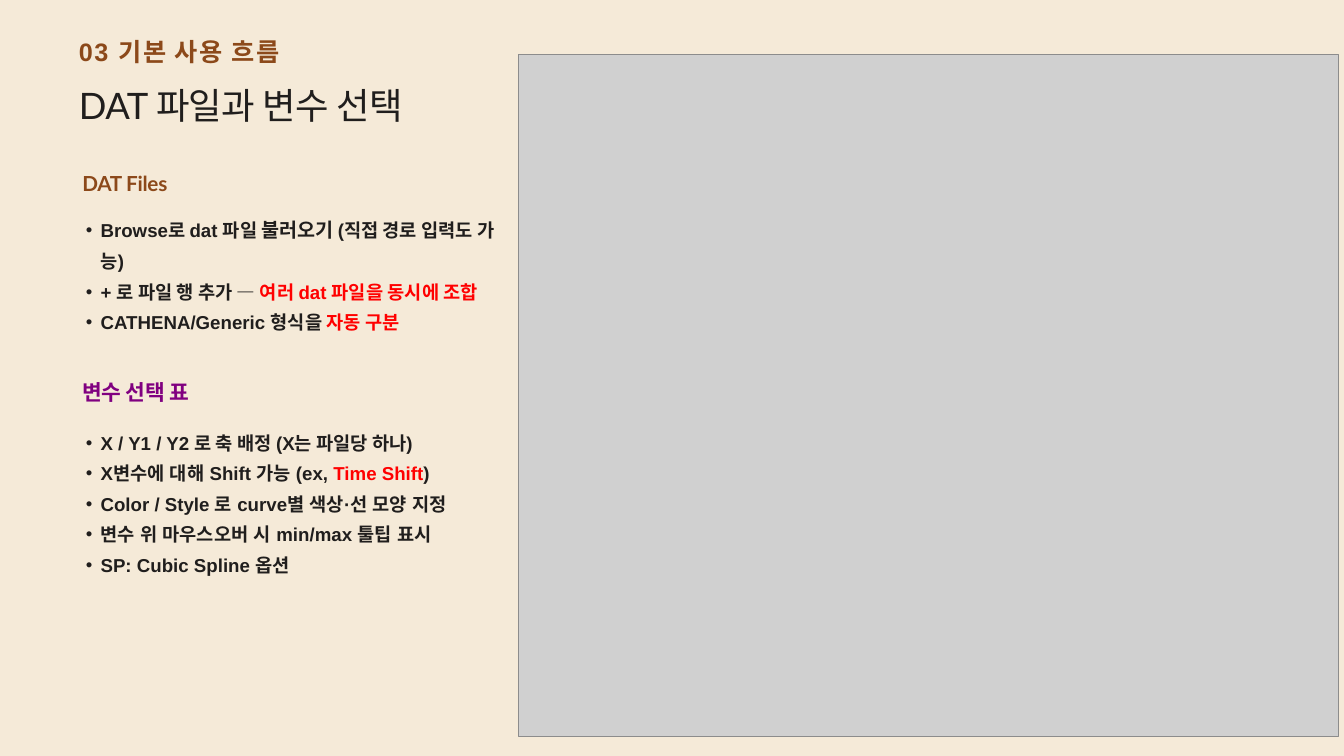
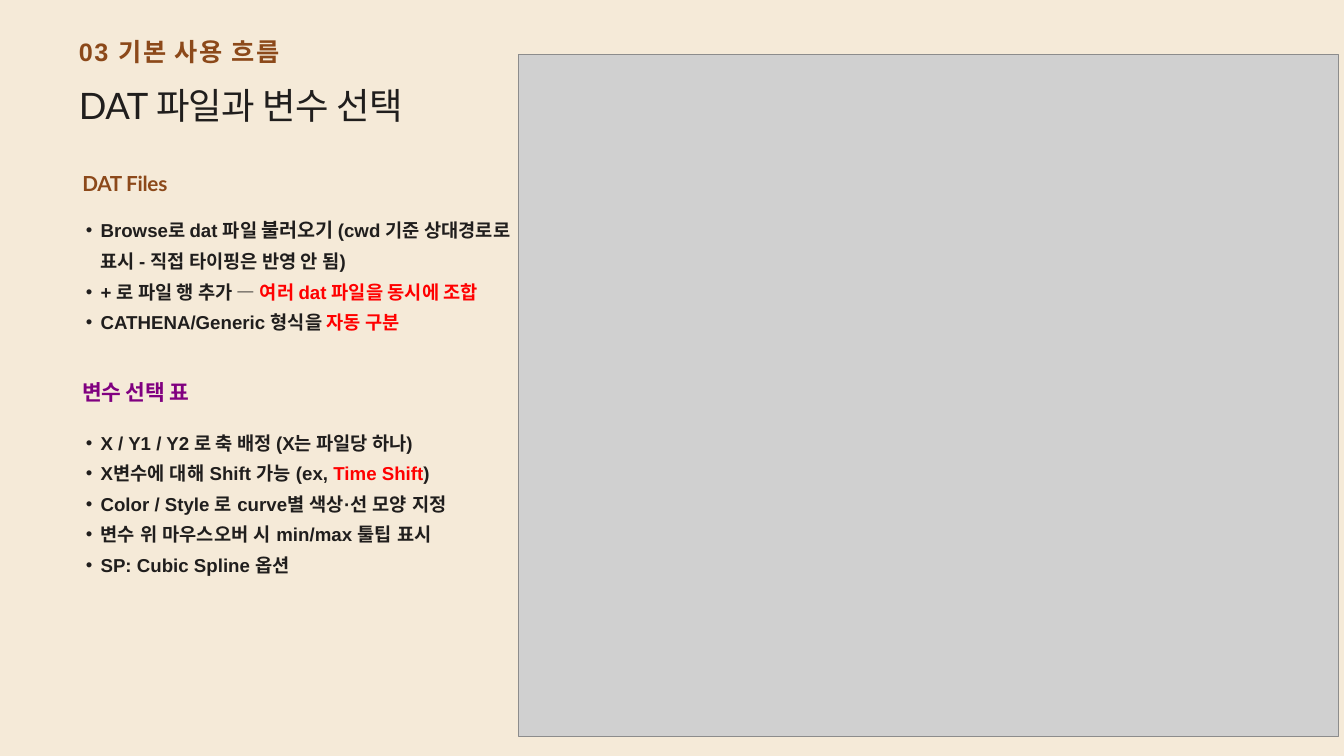
Before and after one commit to CWKIM113/CathPlot_Pub, a slide deck: slide 6 of CathPlot_발표.pptx. Drawn at 1344x756 pixels with LibreOffice and Linux fonts; fonts in the diff are those of the drawing; grey boxes stand for pictures. Boxes give left, top, right and bottom in pixels: in the first picture for what was removed or moved away, otherwise in the second. Text is boxed around its words. In the diff, an @@ line names an element or a change of style, - is before the commit and + after.

```diff
--- a/CathPlot_발표.pptx
+++ b/CathPlot_발표.pptx
@@ text at (101,220,510,272): text changed @@
-• Browse로 dat 파일 불러오기 (직접 경로 입력도 가능)
+• Browse로 dat 파일 불러오기 (cwd 기준 상대경로로 표시 - 직접 타이핑은 반영 안 됨)
```
Also in this commit, not shown: 1 other file.
